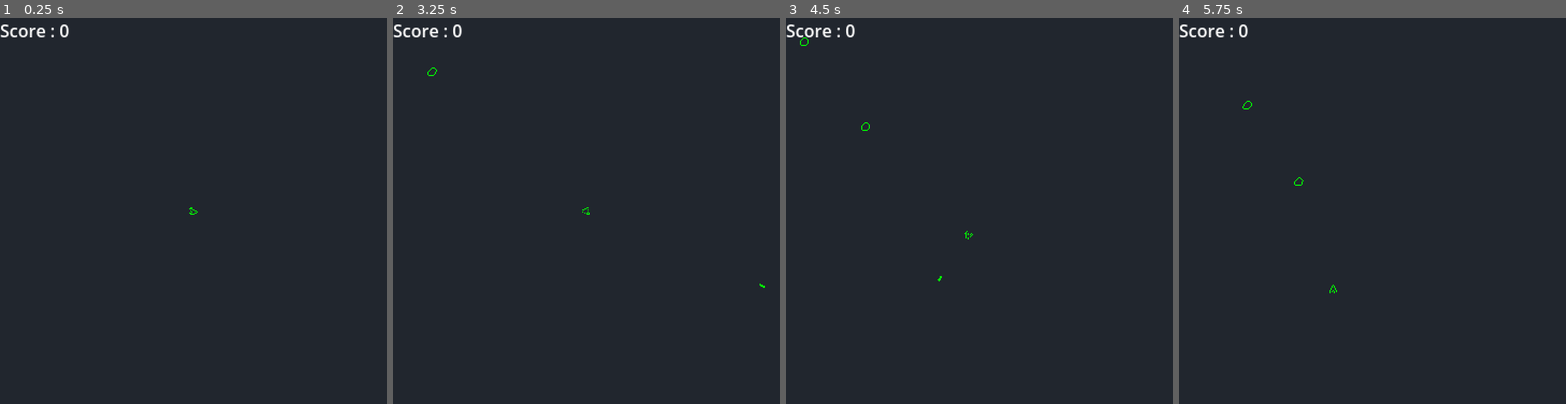
Above: before the commit, frames 1-4 (left to right).
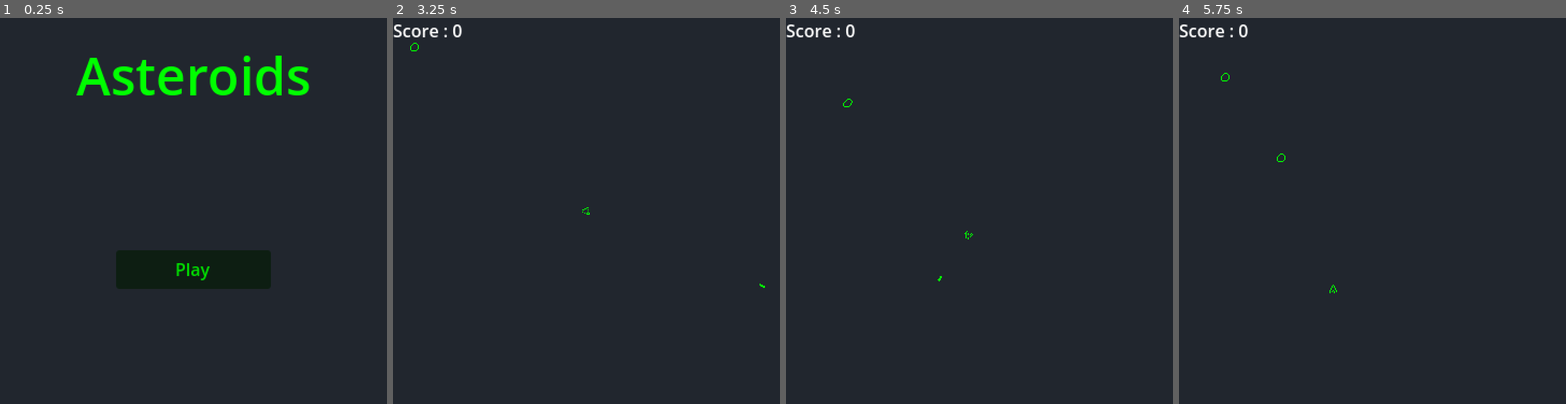
Above: after the commit, the same moments.

Repository: coco3167/Asteroids
Game: Godot game, scene res://Nodes/StartScene.tscn
Same seed, same stepped clock (60 frames per second), same inputs: the game is played once before the commit and once after it. Before the commit the project starts from res://Nodes/MainScene.tscn.
Inputs (mouse positions are in pixels of both pictures, inside the frame that each line leads up to):
- Up to frame 1 (0.25 s): no input
- Up to frame 2 (3.25 s): click (586, 268) at 0.5 s, where only the run after the commit has a clickable "Play"; tap Enter at 1.25 s; hold Right (right) 1.28-2.03 s; tap Space (fire) at 1.35, 2.1, 2.75, 2.85 s; hold Left (left) 2.03-2.78 s; hold Right (right) from 2.78 s (still down)
- Up to frame 3 (4.5 s): release Right (right) at 3.53 s; hold W (up) 3.53-4.28 s; tap Space (fire) at 3.6, 4.35 s; hold Left (left) from 4.28 s (still down)
- Up to frame 4 (5.75 s): keep holding Left (left); tap Space (fire) at 5.1 s

The runs differ from the first frame. In frame 1, 6.6% of the frame differs, in the area x 0-80%, y 1-71%; in frame 2, less than 0.1%; in frame 3, less than 0.1%; in frame 4, less than 0.1%.

Commit message:
Added Player Death
Player dies when touching an asteroid

Diff:
--- /dev/null
+++ b/Nodes/EndScene.tscn
@@ -0,0 +1,42 @@
+[gd_scene load_steps=3 format=3 uid="uid://cc47w05g3dknw"]
+
+[ext_resource type="Script" path="res://Scripts/EndScene.gd" id="1_ne54h"]
+[ext_resource type="LabelSettings" uid="uid://ctlgnf8cdxjem" path="res://Settings/Title.tres" id="1_ya10o"]
+
+[node name="EndScene" type="CanvasLayer"]
+script = ExtResource("1_ne54h")
+
+[node name="Label" type="Label" parent="."]
+anchors_preset = -1
+anchor_right = 1.0
+anchor_bottom = 0.3
+grow_horizontal = 2
+text = "GAME END"
+label_settings = ExtResource("1_ya10o")
+horizontal_alignment = 1
+vertical_alignment = 1
+
+[node name="PlayAgain" type="Button" parent="."]
+modulate = Color(0, 1, 0, 1)
+anchors_preset = -1
+anchor_left = 0.3
+anchor_top = 0.6
+anchor_right = 0.7
+anchor_bottom = 0.7
+grow_horizontal = 2
+grow_vertical = 2
+text = "Play Again"
+
+[node name="Quit" type="Button" parent="."]
+modulate = Color(0, 1, 0, 1)
+anchors_preset = -1
+anchor_left = 0.3
+anchor_top = 0.8
+anchor_right = 0.7
+anchor_bottom = 0.9
+grow_horizontal = 2
+grow_vertical = 2
+text = "Quit"
+
+[connection signal="button_down" from="PlayAgain" to="." method="_on_play_again_button_down"]
+[connection signal="button_down" from="Quit" to="." method="_on_quit_button_down"]
--- a/Nodes/Laser.tscn
+++ b/Nodes/Laser.tscn
@@ -28,5 +28,3 @@
 [node name="CollisionShape2D" type="CollisionShape2D" parent="."]
 position = Vector2(2.5, 0)
 shape = SubResource("RectangleShape2D_nkcda")
-
-[connection signal="body_entered" from="." to="." method="_on_body_entered"]
--- a/Nodes/Player.tscn
+++ b/Nodes/Player.tscn
@@ -11,6 +11,8 @@
 mass = 10.0
 gravity_scale = 0.0
 continuous_cd = 1
+max_contacts_reported = 1
+contact_monitor = true
 can_sleep = false
 linear_damp_mode = 1
 angular_damp_mode = 1
--- /dev/null
+++ b/Nodes/StartScene.tscn
@@ -0,0 +1,33 @@
+[gd_scene load_steps=3 format=3 uid="uid://cxjx6mpj0ntwd"]
+
+[ext_resource type="Script" path="res://Scripts/Start_scene.gd" id="1_mlpgi"]
+
+[sub_resource type="LabelSettings" id="LabelSettings_m7ya5"]
+font_size = 48
+font_color = Color(0, 1, 0, 1)
+
+[node name="StartScene" type="CanvasLayer"]
+script = ExtResource("1_mlpgi")
+
+[node name="Label" type="Label" parent="."]
+anchors_preset = -1
+anchor_right = 1.0
+anchor_bottom = 0.3
+grow_horizontal = 2
+text = "Asteroids"
+label_settings = SubResource("LabelSettings_m7ya5")
+horizontal_alignment = 1
+vertical_alignment = 1
+
+[node name="Button" type="Button" parent="."]
+modulate = Color(0, 1, 0, 1)
+anchors_preset = -1
+anchor_left = 0.3
+anchor_top = 0.6
+anchor_right = 0.7
+anchor_bottom = 0.7
+grow_horizontal = 2
+grow_vertical = 2
+text = "Play"
+
+[connection signal="button_down" from="Button" to="." method="_on_button_button_down"]
--- a/Scripts/Asteroid.gd
+++ b/Scripts/Asteroid.gd
@@ -20,6 +20,5 @@
 func _on_body_entered(body):
 	#Replace by creating other asteroids if bigger
 	if(body.name.contains("Laser")):
+		body.queue_free()
 		queue_free()
-	else:
-		print(body.name)
--- /dev/null
+++ b/Scripts/EndScene.gd
@@ -0,0 +1,11 @@
+extends CanvasLayer
+
+
+
+
+func _on_play_again_button_down():
+	get_tree().change_scene_to_file("res://Nodes/MainScene.tscn")
+
+
+func _on_quit_button_down():
+	get_tree().quit()
--- a/Scripts/GameManager.gd
+++ b/Scripts/GameManager.gd
@@ -13,6 +13,14 @@
 	timer.wait_time = difficulty
 	timer.start()
 
+	$"../Player".body_entered.connect(compareAsteroid)
+
+func compareAsteroid(body):
+	var lambda = func(x): return x.name.match(body.name)
+	if(get_children().any(lambda)):
+		get_tree().change_scene_to_file("res://Nodes/EndScene.tscn")
+
+
 func _on_timer_timeout():
 	var asteroid = Asteroid.instantiate()
 	asteroid.tree_exiting.connect(_on_asteroid_destroyed)
--- a/Scripts/Laser.gd
+++ b/Scripts/Laser.gd
@@ -11,6 +11,3 @@
 func _physics_process(_delta):
 	if(position.x < 0 or position.x > screenSize.x or position.y < 0 or position.y > screenSize.y):
 		queue_free()
-
-func _on_body_entered(body):
-	queue_free()
--- a/Scripts/Player.gd
+++ b/Scripts/Player.gd
@@ -19,6 +19,7 @@
 	HandleSpeed()
 	ScreenWarp(state)
 
+
 func HandleRotation():
 	apply_torque_impulse(Input.get_axis("left", "right") * rotationAcceleration * 5)
 
--- /dev/null
+++ b/Scripts/Start_scene.gd
@@ -0,0 +1,5 @@
+extends CanvasLayer
+
+
+func _on_button_button_down():
+	get_tree().change_scene_to_file("res://Nodes/MainScene.tscn")
--- /dev/null
+++ b/Settings/Title.tres
@@ -0,0 +1,5 @@
+[gd_resource type="LabelSettings" format=3 uid="uid://ctlgnf8cdxjem"]
+
+[resource]
+font_size = 48
+font_color = Color(0, 1, 0, 1)
--- a/project.godot
+++ b/project.godot
@@ -11,7 +11,7 @@
 [application]
 
 config/name="Asteroids"
-run/main_scene="res://Nodes/MainScene.tscn"
+run/main_scene="res://Nodes/StartScene.tscn"
 config/features=PackedStringArray("4.0", "Mobile")
 config/icon="res://Sprites/StarShip.png"
 
